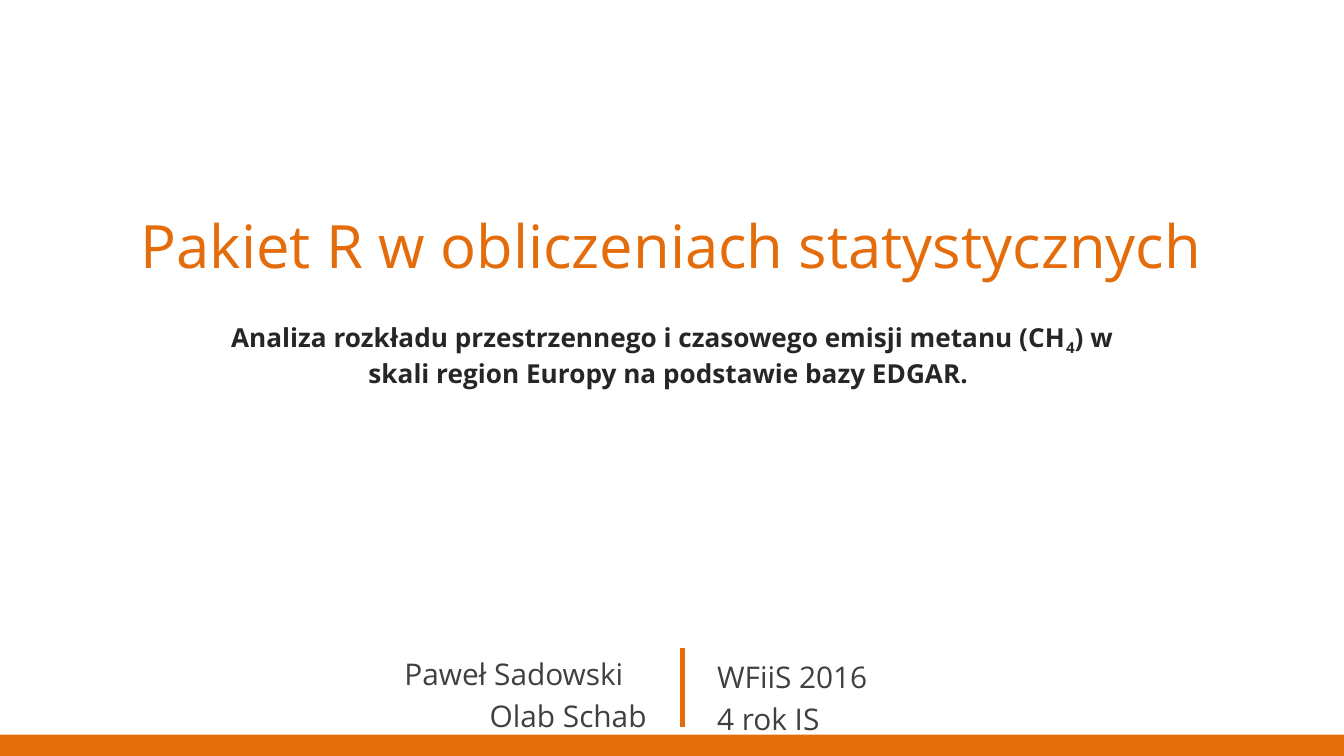
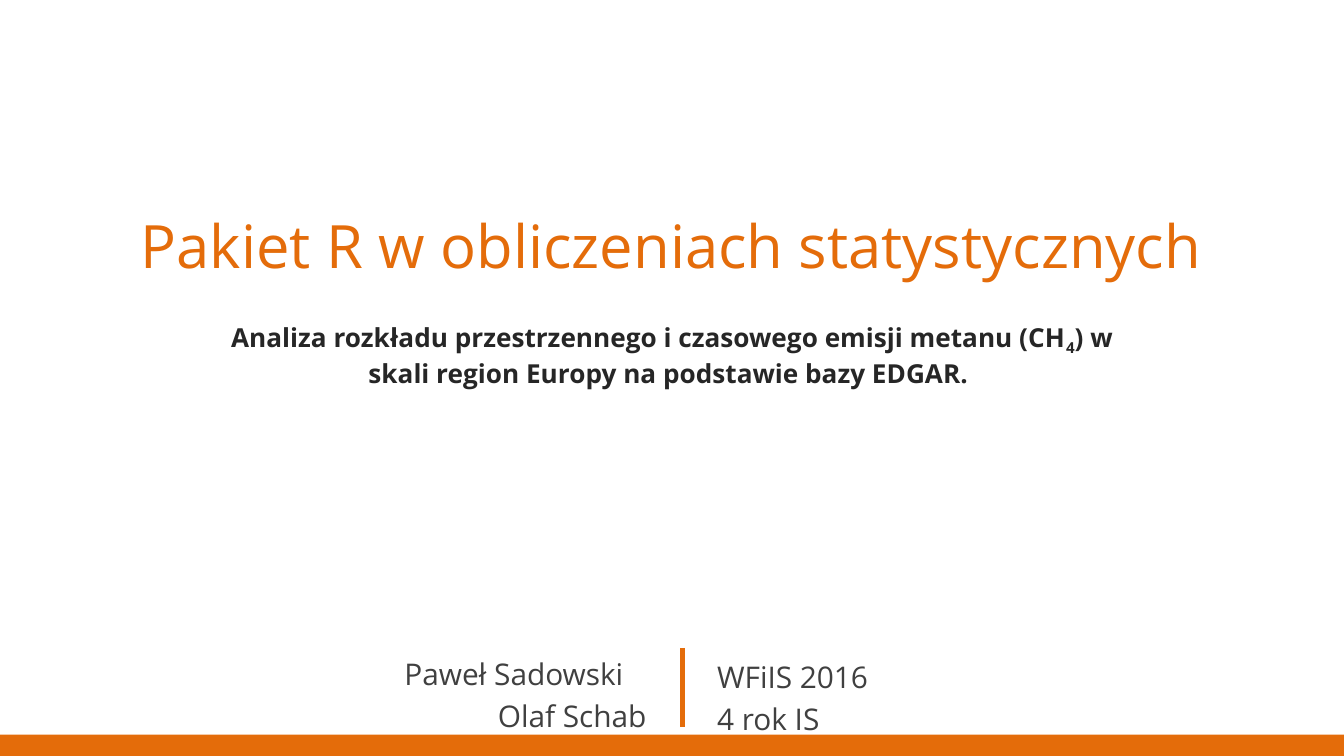
Before and after one commit to Sharkuu/R-project, a slide deck: slide 1 of Prezentacja.pptx. Drawn at 1344x756 pixels with LibreOffice and Linux fonts; fonts in the diff are those of the drawing; background and template pictures are left out. Boxes give left, top, right and bottom in pixels: in the first picture for what was removed or moved away, otherwise in the second. Text is boxed around its words. In the diff, an @@ line names an element or a change of style, - is before the commit and + after.

```diff
--- a/Prezentacja.pptx
+++ b/Prezentacja.pptx
@@ text at (717,666,868,689): text changed @@
-WFiiS 2016
+WFiIS 2016
@@ text at (498,704,647,735): text changed @@
-Olab Schab
+Olaf Schab
```
Also in this commit, not shown: 3 other slides changed.
